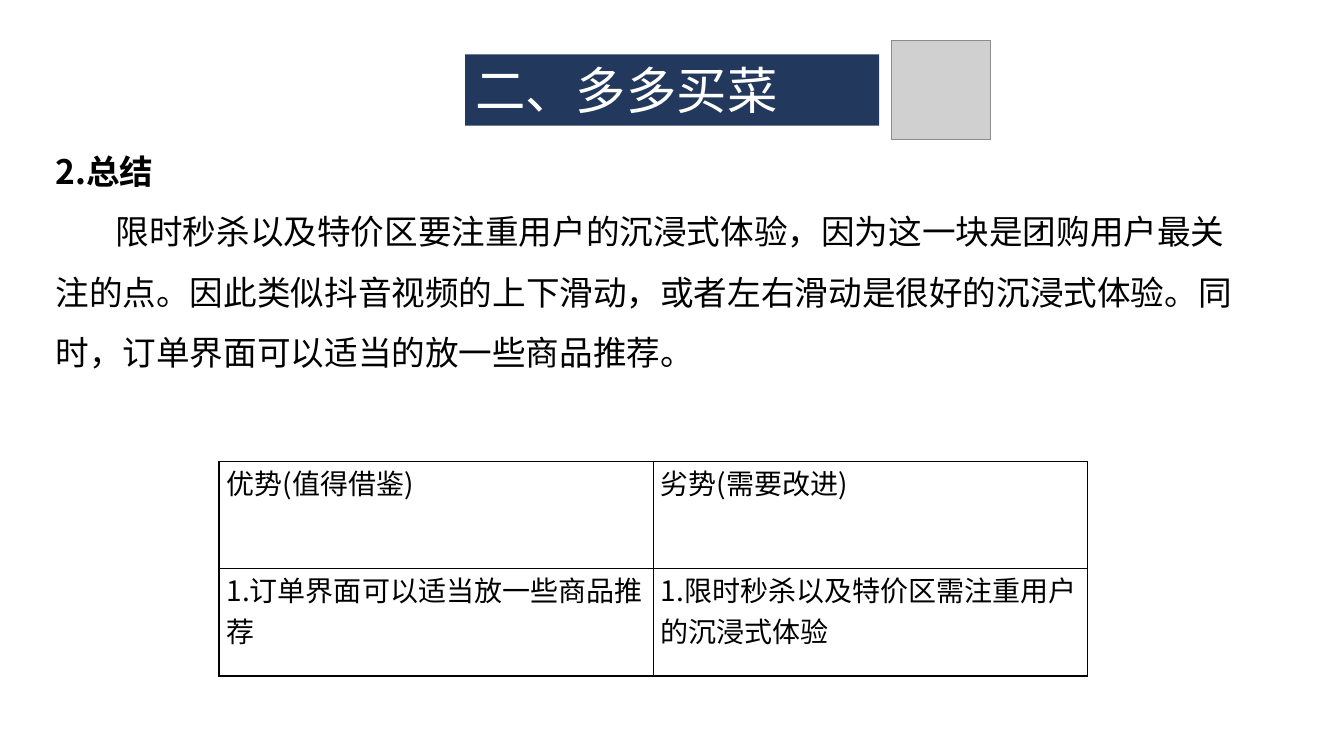
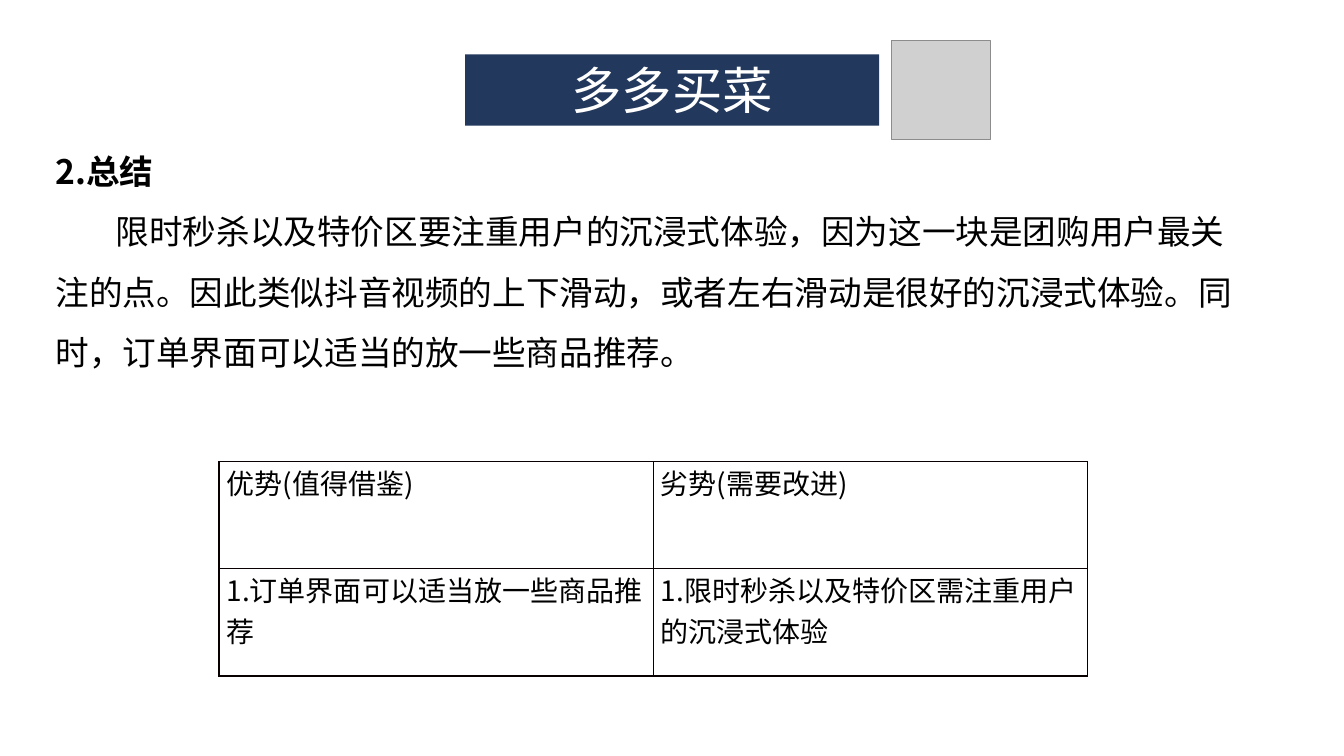
Before and after one commit to ZUCC-SRA2021-G05/Community-GB, a slide deck: slide 9 of 其他/软件项目管理原理与实践/软件项目管理原理与实践-主题确认/G05主题确认.pptx. Drawn at 1344x756 pixels with LibreOffice and Linux fonts; fonts in the diff are those of the drawing; grey boxes stand for pictures. Boxes give left, top, right and bottom in pixels: in the first picture for what was removed or moved away, otherwise in the second. Text is boxed around its words. In the diff, an @@ line names an element or a change of style, - is before the commit and + after.

```diff
--- a/其他/软件项目管理原理与实践/软件项目管理原理与实践-主题确认/G05主题确认.pptx
+++ b/其他/软件项目管理原理与实践/软件项目管理原理与实践-主题确认/G05主题确认.pptx
@@ text in rectangle at [571,66,773,113]: text changed @@
-二、多多买菜
+多多买菜
```
Also in this commit, not shown: 13 other slides changed.
